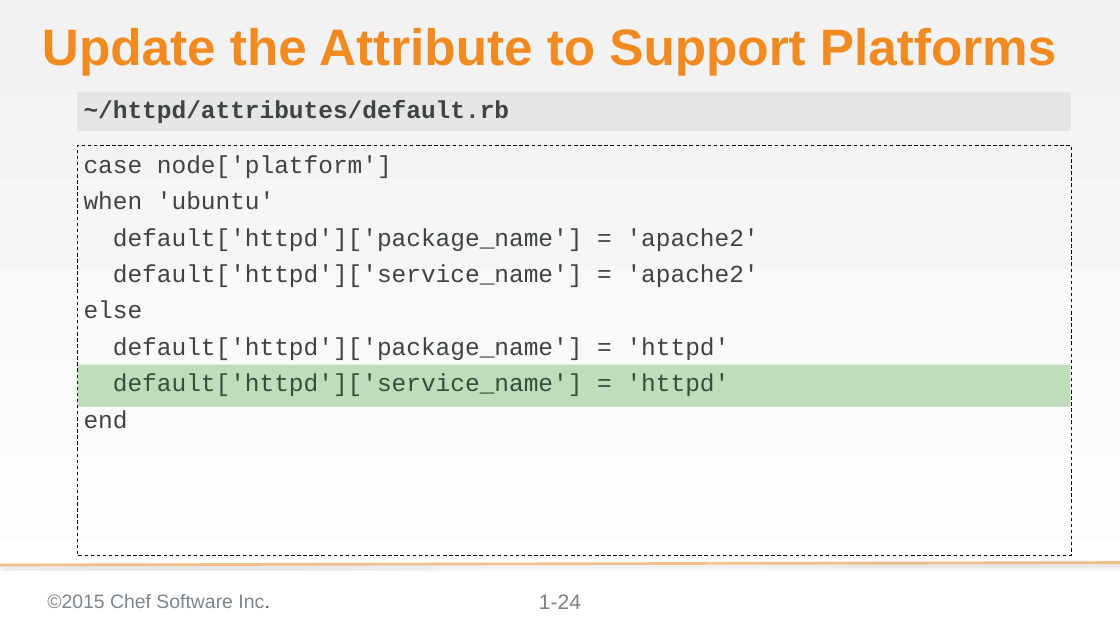
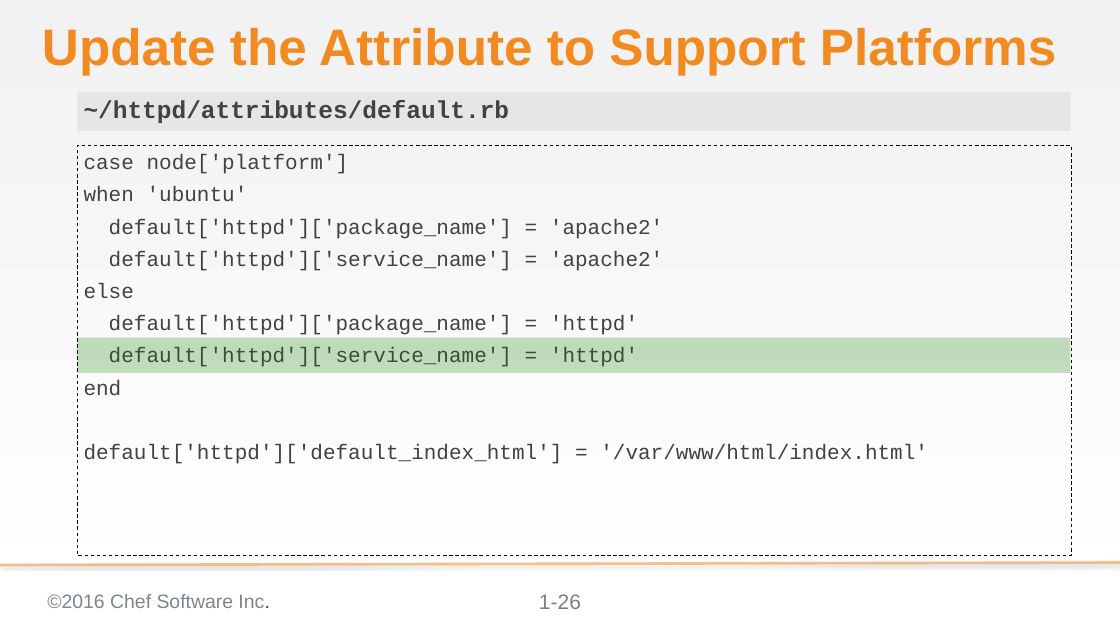
Before and after one commit to chef-training/test_driven_cookbook_development, a slide deck: slide 26 of 08-refactoring_for_multiple_platforms.pptx (slide 24 before the commit). Drawn at 1120x630 pixels with LibreOffice and Linux fonts; fonts in the diff are those of the drawing; background and template pictures are left out. Boxes give left, top, right and bottom in pixels: in the first picture for what was removed or moved away, otherwise in the second. Text is boxed around its words. In the diff, an @@ line names an element or a change of style, - is before the commit and + after.

Commit message:
Update 08 Refactoring Multiple Platforms is now conceptual slide
Way more yak than ever before. This yak has a spiritual side.
Includes the acknowledgement and lab associated with the configuration recipe. This creates a good conversation as the learner will refactor and then undo the change and talk about it.
Made the first experience with pry a group activity

```diff
--- a/08-refactoring_for_multiple_platforms.pptx
+++ b/08-refactoring_for_multiple_platforms.pptx
@@ text at bbox=[84, 154, 663, 396]: size 28 to 24 pt in "case node['platform']", "when 'ubuntu'", "default['httpd']['package_name'] = 'apache2'", "default['httpd']['service_name'] = 'apache2'" and 4 more places @@
@@ rectangle: place and size @@
-rectangle at bbox=[77, 365, 1070, 407]
+rectangle at bbox=[77, 338, 1070, 373]
@@ text at bbox=[84, 444, 928, 464]: paragraph added @@
+default['httpd']['default_index_html'] = '/var/www/html/index.html'
@@ text at bbox=[47, 594, 269, 608]: text changed @@
-©2015 Chef Software Inc.
+©2016 Chef Software Inc.
@@ page number at bbox=[539, 594, 581, 609]: text changed @@
-1-24
+1-26
```
Also in this commit, not shown: 33 other slides changed, 13 slides added.
